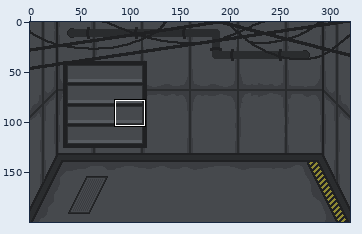
Two versions of one pixel-art file, Assets/Backgrounds/ShipBackground1.aseprite. Above: a wide view before the commit, with the close-up outlined.
Close-up. First the earlier version:
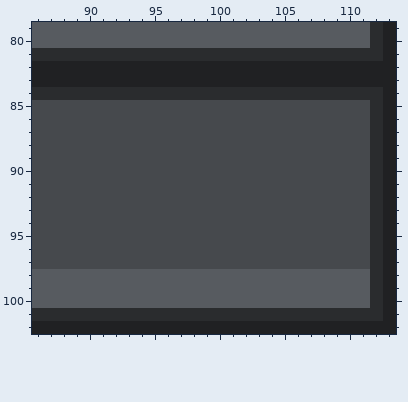
320x200 pixels, 1 frame. Colours within 5 levels of each other are drawn and written as one. Shown: x 86..113, y 79..102.
Once edited:
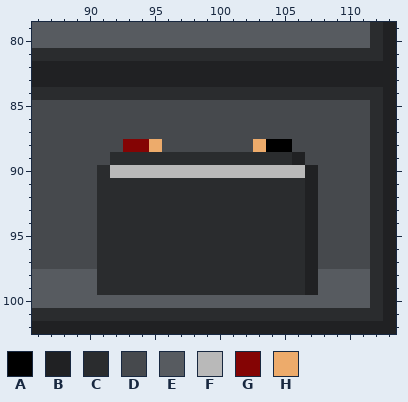
Palette (. is transparent): A #000000  B #202123  C #2a2c2e  D #46494d  E #575b60  F #b9b9b9  G #840404  H #edab6b
Changes in this commit:
layer "Battery" now shown
--- layer "Battery"
@@ x 86..113 @@
  87 DDDDDDDDDDDDDDDDDDDDDDDDDDCB
- 88 DDDDDDDDDDDDDDDDDDDDDDDDDDCB
- 89 DDDDDDDDDDDDDDDDDDDDDDDDDDCB
- 90 DDDDDDDDDDDDDDDDDDDDDDDDDDCB
- 91 DDDDDDDDDDDDDDDDDDDDDDDDDDCB
- 92 DDDDDDDDDDDDDDDDDDDDDDDDDDCB
- 93 DDDDDDDDDDDDDDDDDDDDDDDDDDCB
- 94 DDDDDDDDDDDDDDDDDDDDDDDDDDCB
- 95 DDDDDDDDDDDDDDDDDDDDDDDDDDCB
- 96 DDDDDDDDDDDDDDDDDDDDDDDDDDCB
- 97 DDDDDDDDDDDDDDDDDDDDDDDDDDCB
- 98 EEEEEEEEEEEEEEEEEEEEEEEEEECB
- 99 EEEEEEEEEEEEEEEEEEEEEEEEEECB
+ 88 DDDDDDDGGHDDDDDDDHAADDDDDDCB
+ 89 DDDDDDCCCCCCCCCCCCCCBDDDDDCB
+ 90 DDDDDCFFFFFFFFFFFFFFFBDDDDCB
+ 91 DDDDDCCCCCCCCCCCCCCCCBDDDDCB
+ 92 DDDDDCCCCCCCCCCCCCCCCBDDDDCB
+ 93 DDDDDCCCCCCCCCCCCCCCCBDDDDCB
+ 94 DDDDDCCCCCCCCCCCCCCCCBDDDDCB
+ 95 DDDDDCCCCCCCCCCCCCCCCBDDDDCB
+ 96 DDDDDCCCCCCCCCCCCCCCCBDDDDCB
+ 97 DDDDDCCCCCCCCCCCCCCCCBDDDDCB
+ 98 EEEEECCCCCCCCCCCCCCCCBEEEECB
+ 99 EEEEECCCCCCCCCCCCCCCCBEEEECB
 100 EEEEEEEEEEEEEEEEEEEEEEEEEECB
Changed places in both close-ups, as pixel boxes (x1, y1, x2, y2):
changed: (97, 139, 318, 295)
